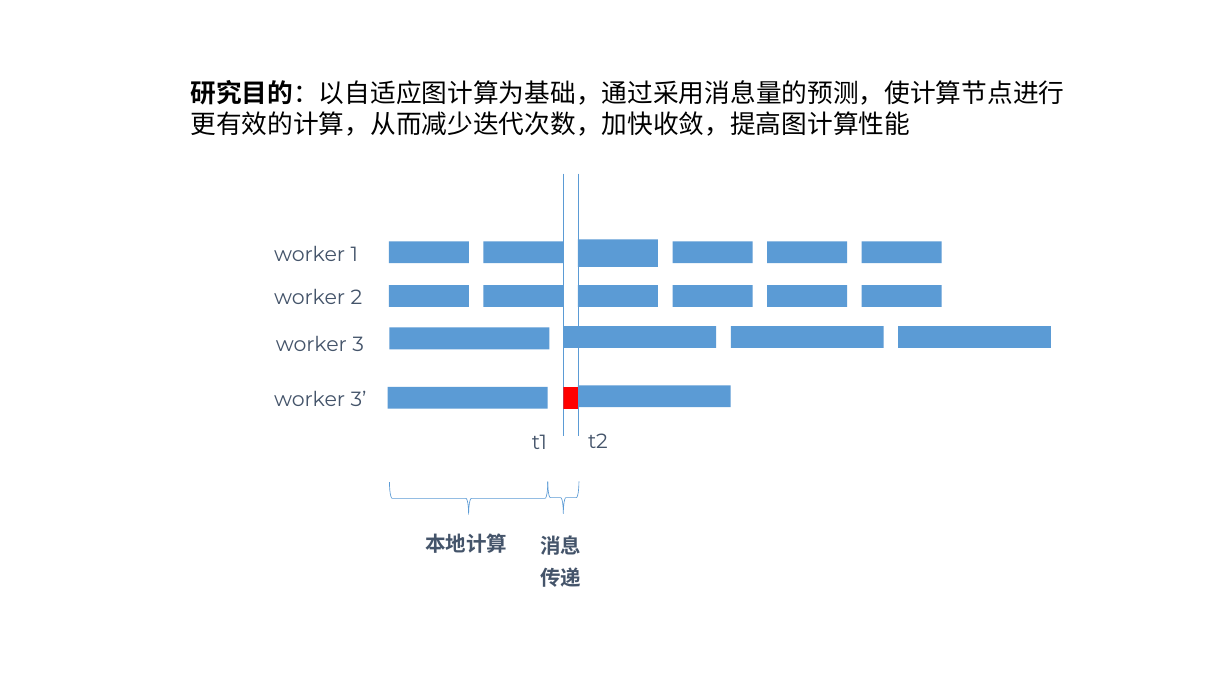
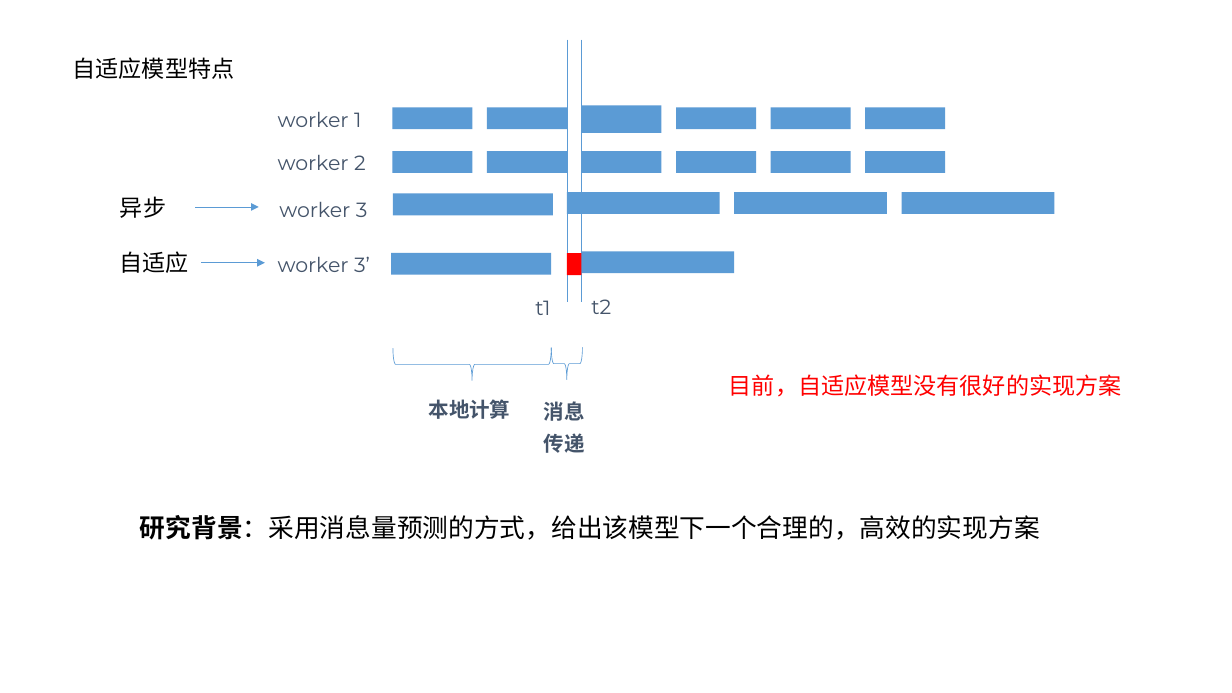
Before and after one commit to lidongze0629/Miscellaneous, a slide deck: slide 5 of graduation_paper/开题答辩.pptx. Drawn at 1232x693 pixels with LibreOffice and Linux fonts; fonts in the diff are those of the drawing; background and template pictures are left out. Boxes give left, top, right and bottom in pixels: in the first picture for what was removed or moved away, otherwise in the second. Text is boxed around its words. In the diff, an @@ line names an element or a change of style, - is before the commit and + after.

```diff
--- a/graduation_paper/开题答辩.pptx
+++ b/graduation_paper/开题答辩.pptx
@@ text added at box(73, 57, 235, 79), 18 pt, text #000000 @@
+自适应模型特点
@@ 16 rectangles, 8 texts, 2 left braces, 1 line: place and size @@
-16 rectangles, 8 texts, 2 left braces, 1 line at box(274, 174, 1051, 587)
+16 rectangles, 8 texts, 2 left braces, 1 line at box(278, 40, 1055, 453)
@@ text added at box(120, 196, 166, 218), 18 pt, text #000000 @@
+异步
@@ arrow added from (195, 207) to (259, 207), #5B9BD5 0.5 pt @@
@@ text added at box(119, 251, 188, 273), 18 pt, text #000000 @@
+自适应
@@ arrow added from (201, 262) to (265, 262), #5B9BD5 0.5 pt @@
@@ 3 rectangles, 1 line: place and size @@
-3 rectangles, 1 line at box(579, 174, 731, 435)
+3 rectangles, 1 line at box(581, 40, 734, 301)
@@ text added at box(729, 374, 1122, 397), 18 pt, text #FF0000 @@
+目前，自适应模型没有很好的实现方案
@@ text at box(140, 515, 1040, 540): text changed @@
-研究目的：以自适应图计算为基础，通过采用消息量的预测，使计算节点进行更有效的计算，从而减少迭代次数，加快收敛，提高图计算性能
+研究背景：采用消息量预测的方式，给出该模型下一个合理的，高效的实现方案
```
Also in this commit, not shown: 6 other slides changed, 2 slides added, 1 slide removed.
